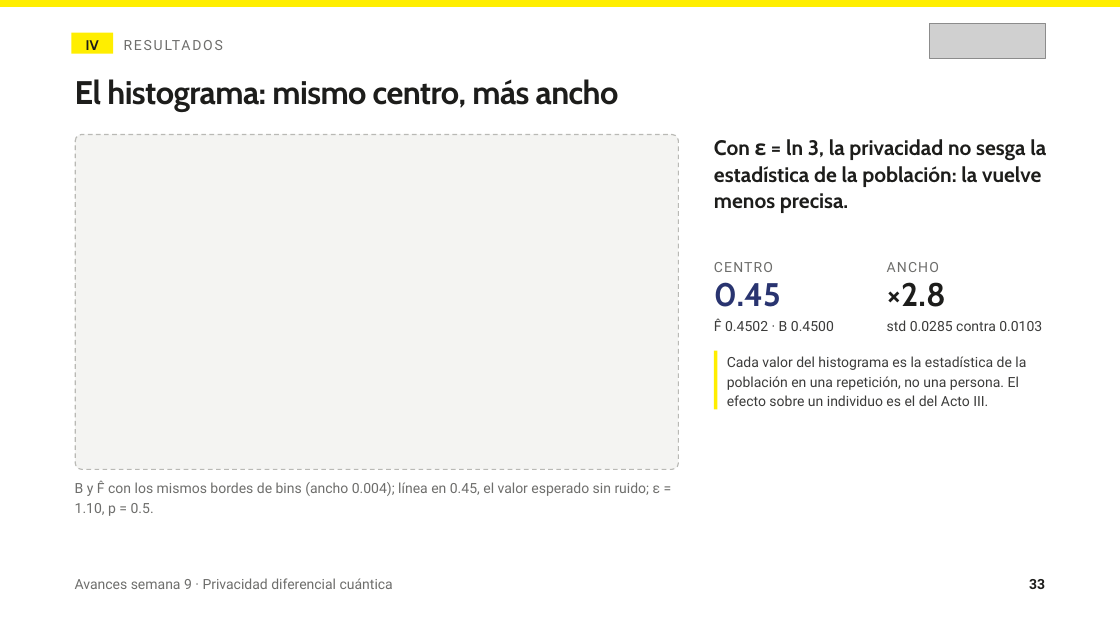
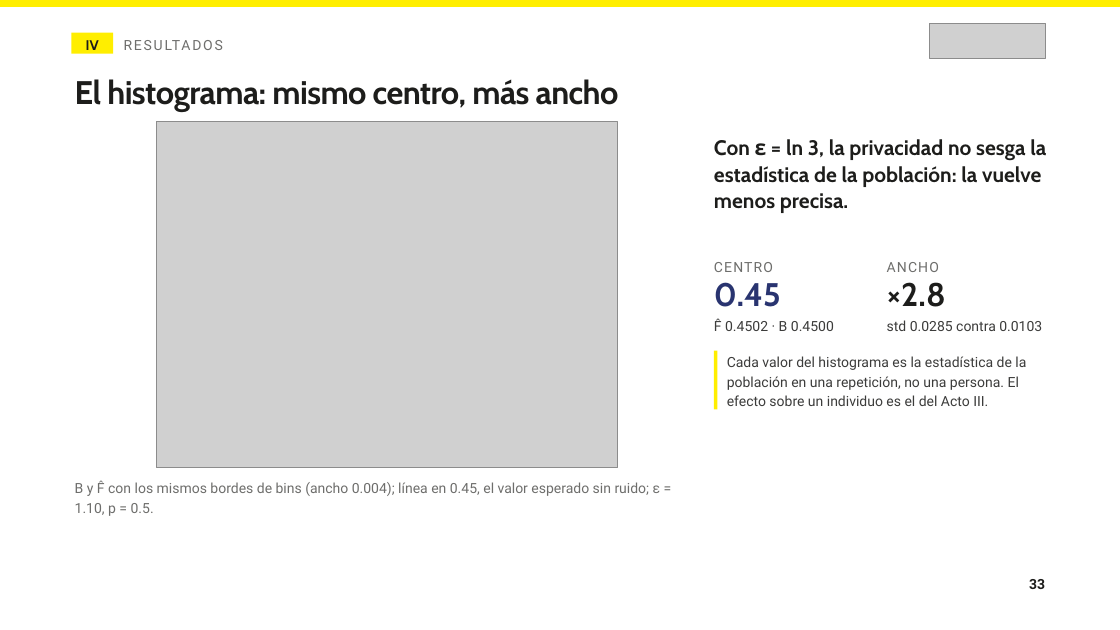
Before and after one commit to tomasSiSa18/TesisPregrado, a slide deck: slide 33 of PresentacionSemana10/Avances semana 10.pptx. Drawn at 1120x630 pixels with LibreOffice and Linux fonts; fonts in the diff are those of the drawing; grey boxes stand for pictures. Boxes give left, top, right and bottom in pixels: in the first picture for what was removed or moved away, otherwise in the second. Text is boxed around its words. In the diff, an @@ line names an element or a change of style, - is before the commit and + after.

```diff
--- a/PresentacionSemana10/Avances semana 10.pptx
+++ b/PresentacionSemana10/Avances semana 10.pptx
@@ rounded rectangle removed at (x1=76, y1=134, x2=679, y2=470) @@
@@ picture added at (x1=156, y1=122, x2=618, y2=468) @@
@@ text removed at (x1=75, y1=578, x2=393, y2=589) @@
-Avances semana 9 · Privacidad diferencial cuántica
```
Also in this commit, not shown: 37 other slides changed.
